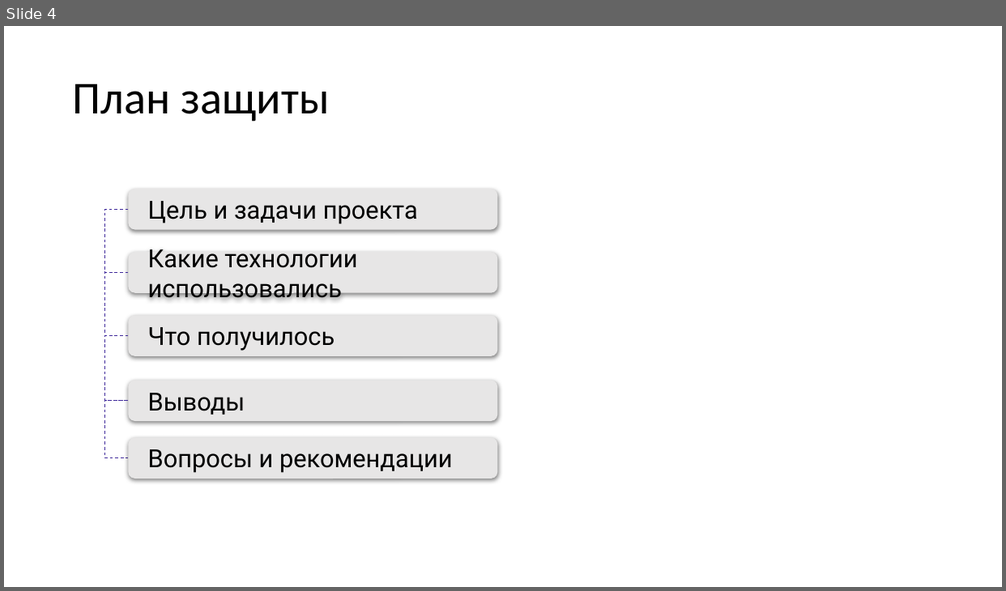
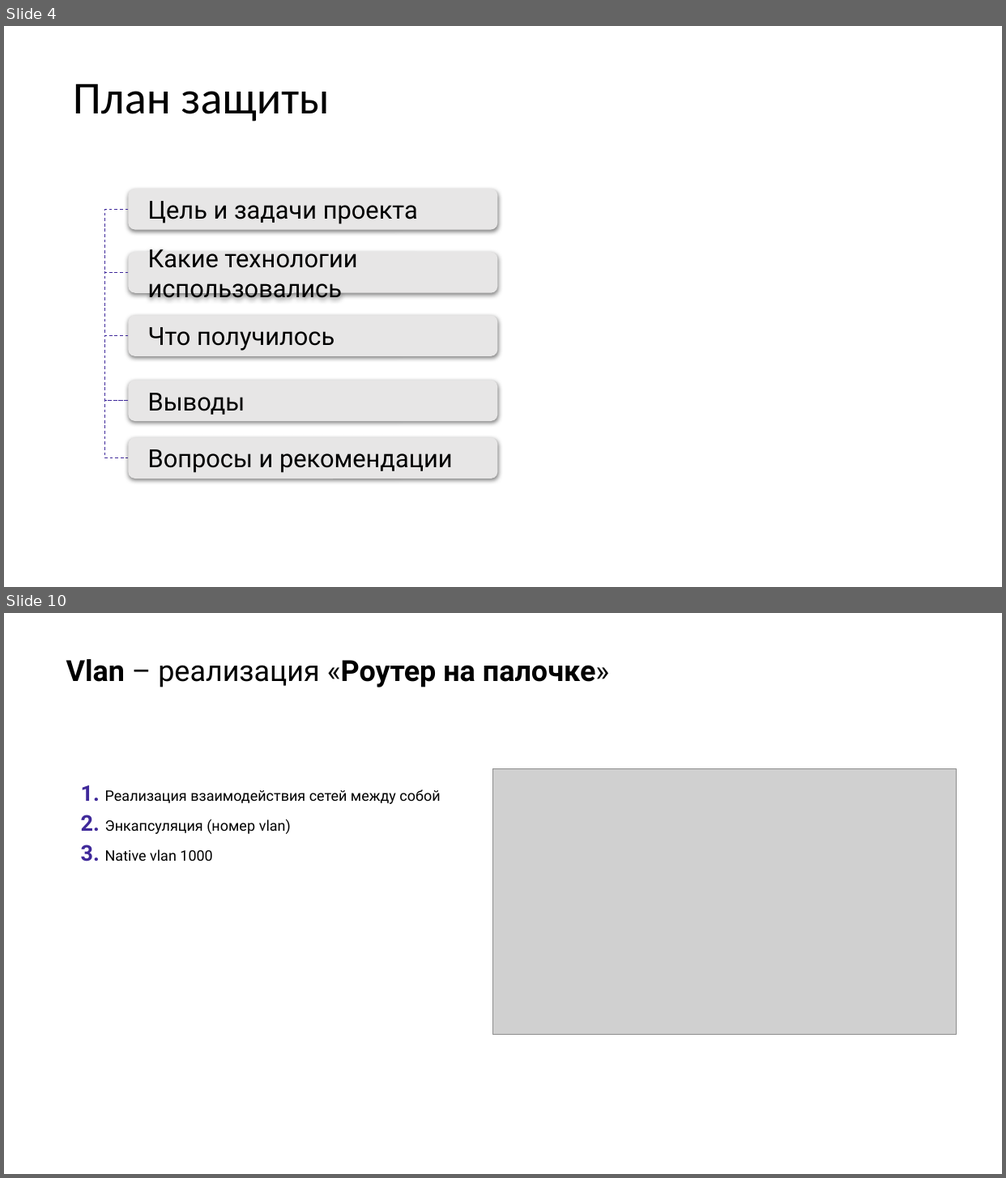
Before and after one commit to aarkin002/otus_NEb, a slide deck: Project/Otus_basic.pptx. Shown one above the other, each under a label of ours: slide 4 before the commit, slides 4 and 10 after it; the slides between them are not shown. The pictures are 1006x591 and 1006x1178 pixels, drawn with LibreOffice and Linux fonts; fonts in the diff are those of the drawing; grey boxes stand for pictures. Boxes give left, top, right and bottom in pixels: in the first picture for what was removed or moved away, otherwise in the second. Text is boxed around its words. In the diff, an @@ line names an element or a change of style, - is before the commit and + after.

```diff
--- a/Project/Otus_basic.pptx
+++ b/Project/Otus_basic.pptx
@@ slide 10 added at [4,613,1002,1174], background #FFFFFF @@
@@ title added at [66,659,609,688], 28 pt, text #000000, bold @@
+Vlan – реализация «Роутер на палочке»
@@ picture added at [493,769,957,1034] @@
@@ text added at [81,786,440,862], 14 pt, text #000000 @@
+1. Реализация взаимодействия сетей между собой
+2. Энкапсуляция (номер vlan)
+3. Native vlan 1000
```
Also in this commit, not shown: 3 slides changed, 18 other slides added, 2 slides removed, 1 other file.
